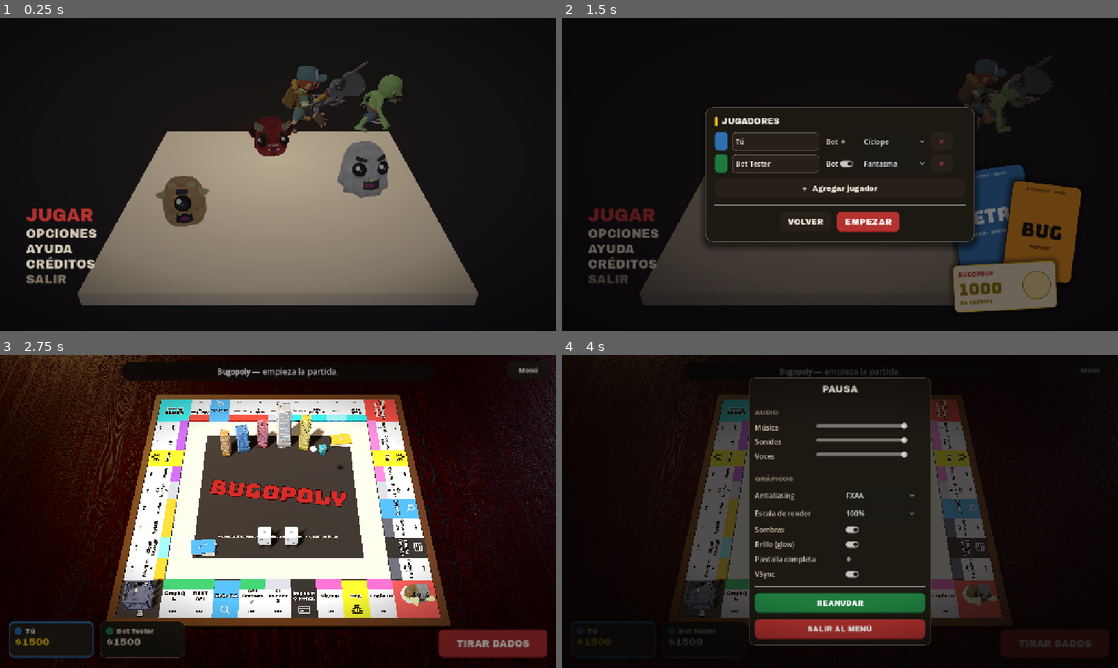
Above: before the commit, frames 1-4 (two rows, left to right).
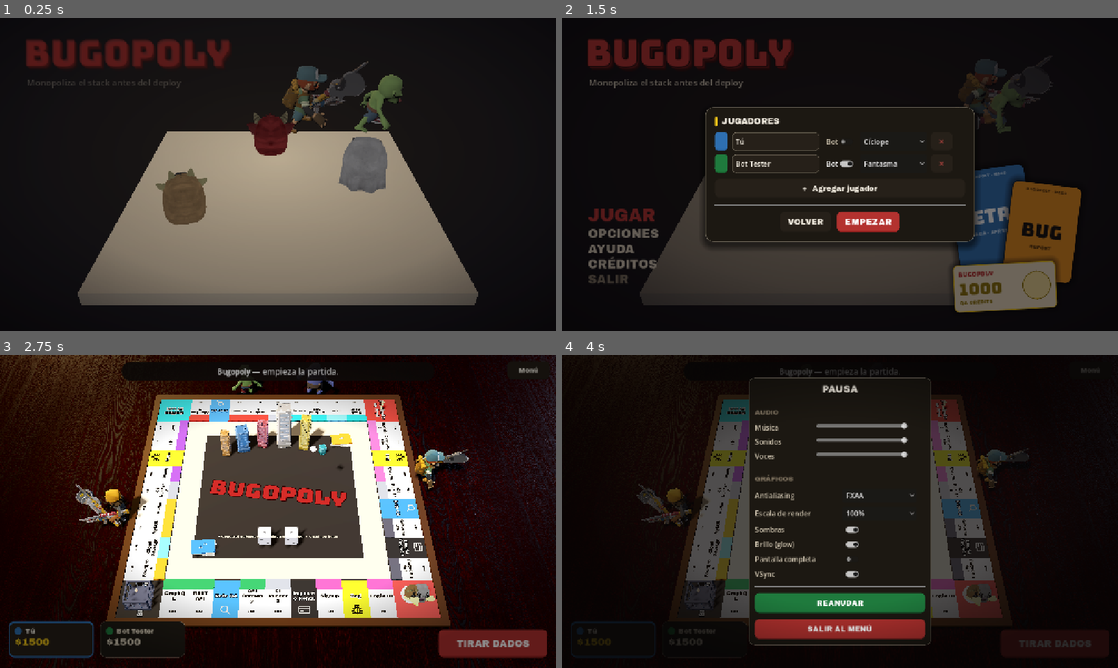
Above: after the commit, the same moments.

Repository: DiegoFernandoLojanTenesaca/BugOpoly
Game: Godot game, scene res://src/world/start_screen.tscn
Same seed, same stepped clock (60 frames per second), same inputs: the game is played once before the commit and once after it.
Inputs (mouse positions are in pixels of both pictures, inside the frame that each line leads up to):
- Up to frame 1 (0.25 s): no input
- Up to frame 2 (1.5 s): click (623, 215) at 0.5 s, where only the run before the commit has a clickable "JUGAR"; click "JUGAR" at 1.25 s
- Up to frame 3 (2.75 s): click "EMPEZAR" at 2 s
- Up to frame 4 (4 s): click "Menú" at 2.75 s; click "TIRAR DADOS" at 3.5 s

The runs differ from the first frame. In frame 1, 5.1% of the frame differs, in the area x 4-70%, y 6-85%; in frame 2, 2.6%; in frame 3, 1.6%; in frame 4, 0.8%.
Error before the commit: Trying to assign value of type 'Control' to a variable of type 'Label'. (res://src/world/start_screen.gd:64)

Commit message:
Ajustes desde capturas: restaura título del menú (+extrude), monstruos miran a cámara sin girar, billetes suben al centro bien visibles, espectadores alrededor del tablero, carta de propiedad más grande

Diff:
--- a/src/presentation/board_view.gd
+++ b/src/presentation/board_view.gd
@@ -493,15 +493,18 @@
 	for k in count:
 		var value: int = [10, 50, 100, 500, 1000][randi() % 5]
 		var bill := _make_bill(value)
-		bill.position = from + Vector3(0, 0.6, 0)
+		bill.scale = Vector3(1.7, 1.7, 1.7)
+		bill.position = from + Vector3(0, 0.8, 0)
 		add_child(bill)
-		var mid := (from + to) * 0.5 + Vector3(randf_range(-0.35, 0.35), 2.1 + k * 0.25, randf_range(-0.35, 0.35))
+		# suben alto sobre el centro del tablero (bien visibles), pausan y caen al destino
+		var apex := Vector3(randf_range(-1.3, 1.3), 5.0 + k * 0.35, 1.2 + randf_range(-0.7, 0.7))
 		var tw := create_tween()
-		tw.tween_interval(k * 0.06)
-		tw.tween_property(bill, "position", mid, 0.28).set_ease(Tween.EASE_OUT)
-		tw.parallel().tween_property(bill, "rotation_degrees", bill.rotation_degrees + Vector3(0, 360, 160), 0.28)
-		tw.tween_property(bill, "position", to + Vector3(0, 0.4, 0), 0.32).set_ease(Tween.EASE_IN)
-		tw.tween_property(bill, "scale", Vector3.ZERO, 0.12)
+		tw.tween_interval(k * 0.08)
+		tw.tween_property(bill, "position", apex, 0.5).set_trans(Tween.TRANS_SINE).set_ease(Tween.EASE_OUT)
+		tw.parallel().tween_property(bill, "rotation_degrees", bill.rotation_degrees + Vector3(0, 180, 0), 0.5)
+		tw.tween_interval(0.4)
+		tw.tween_property(bill, "position", to + Vector3(0, 0.5, 0), 0.5).set_trans(Tween.TRANS_BACK).set_ease(Tween.EASE_IN)
+		tw.parallel().tween_property(bill, "scale", Vector3.ZERO, 0.5)
 		tw.tween_callback(bill.queue_free)
 
 func _make_bill(value: int = 100) -> Node3D:
--- a/src/presentation/decor.gd
+++ b/src/presentation/decor.gd
@@ -23,6 +23,19 @@
 	_chase("shaun", "zombie_basic", bz, 0.55, 0.0, bh + 13.0)
 	_fight("sam", "Slash", "zombie_chubby", "Attack", Vector3(bh + 7.0, 0, bz - 2.0))
 	_runner(_load_char("pug", "Run", 3.0), bz - 3.0, 0.9, 1.5, bh + 12.0)
+	# espectadores idle que enmarcan el tablero (a los lados y atrás, sin tapar la vista)
+	_spectator("sam", Vector3(-(bh + 2.8), 0, 2.5))
+	_spectator("shaun", Vector3(bh + 2.8, 0, -1.5))
+	_spectator("zombie_basic", Vector3(-3.0, 0, -(bh + 2.8)))
+	_spectator("zombie_chubby", Vector3(3.5, 0, -(bh + 2.8)))
+
+func _spectator(name: String, pos: Vector3) -> void:
+	var n := _load_char(name, "Idle", 2.2)
+	if n == null:
+		return
+	n.position = pos
+	add_child(n)
+	n.look_at(Vector3(0, pos.y, 0), Vector3.UP)  # mira al tablero
 
 func _chase(survivor: String, zombie: String, z: float, speed: float, phase: float, range: float) -> void:
 	_runner(_load_char(survivor, "Run", 2.4), z, speed, phase, range)
--- a/src/ui/hud.gd
+++ b/src/ui/hud.gd
@@ -279,7 +279,7 @@
 	# ---- Escritura / title deed estilo juego de mesa ----
 	var deed := VBoxContainer.new()
 	deed.add_theme_constant_override("separation", 0)
-	deed.custom_minimum_size = Vector2(440, 0)
+	deed.custom_minimum_size = Vector2(486, 0)
 
 	var band := PanelContainer.new()
 	var bsb := StyleBoxFlat.new()
@@ -303,7 +303,7 @@
 	var nm := Label.new()
 	nm.text = str(tile.get("name", "Propiedad")).to_upper()
 	nm.add_theme_font_override("font", Brand.font_display())
-	nm.add_theme_font_size_override("font_size", 24)
+	nm.add_theme_font_size_override("font_size", 28)
 	nm.add_theme_color_override("font_color", Brand.WHITE)
 	bandv.add_child(nm)
 	var bandh := HBoxContainer.new()
--- a/src/world/start_screen.gd
+++ b/src/world/start_screen.gd
@@ -10,6 +10,7 @@
 var _list: VBoxContainer
 var _add_btn: Button
 var _title: Label
+var _title_parts: Array = []
 var _sub: Label
 var _menu: VBoxContainer
 var _players_overlay: Control = null
@@ -60,20 +61,21 @@
 	gtw.tween_property(tex, "fill_from", Vector2(0.6, 0.46), 7.0).set_trans(Tween.TRANS_SINE)
 
 func _build_title() -> void:
-	var holder := Control.new()
-	_title = holder
-	holder.position = Vector2(54, 24)
-	holder.mouse_filter = Control.MOUSE_FILTER_IGNORE
-	add_child(holder)
-	# extrude 3D: capas rojas oscuras desplazadas detrás del wordmark
+	_title_parts.clear()
+	var base := Vector2(54, 24)
+	# extrude 3D: capas rojas oscuras desplazadas detrás del wordmark (a self, no a un holder)
 	for layer in [[Vector2(8, 10), Color("2a0a09")], [Vector2(6, 7), Color("3a0e0c")], [Vector2(4, 5), Color("5c1614")], [Vector2(2, 2), Color("7a1f1d")]]:
 		var sh := _wordmark(layer[1])
-		sh.position = layer[0]
-		holder.add_child(sh)
+		sh.position = base + layer[0]
+		add_child(sh)
+		_title_parts.append(sh)
 	var main := _wordmark(Brand.RED)
 	main.add_theme_constant_override("outline_size", 10)
 	main.add_theme_color_override("font_outline_color", Color("1c0807"))
-	holder.add_child(main)
+	main.position = base
+	add_child(main)
+	_title = main
+	_title_parts.append(main)
 
 	var sub := Label.new()
 	_sub = sub
@@ -360,15 +362,19 @@
 	pmat.roughness = 0.9
 	plat.material_override = pmat
 	vp.add_child(plat)
-	# monstruos parados que giran
+	# monstruos parados mirando a la cámara (idle, sin girar)
 	var bv := BoardView.new()
 	var spots := [["cyclops", Vector3(-2.0, 0, 1.3)], ["ghost", Vector3(2.1, 0, -0.2)], ["demon", Vector3(-0.2, 0, -2.0)]]
+	var mi := 0
 	for sp in spots:
 		var m: Node3D = bv._load_piece_model(sp[0], Brand.RED, false)
 		if m != null:
-			m.position = sp[1]
+			var pos: Vector3 = sp[1]
+			m.position = pos
 			vp.add_child(m)
-			_scene_mons.append(m)
+			m.look_at(Vector3(0, pos.y, 9.0), Vector3.UP)
+			_scene_mons.append({"node": m, "y0": pos.y, "phase": float(mi) * 1.3})
+		mi += 1
 	bv.free()
 
 	# persecución corriendo detrás del tablero
@@ -565,9 +571,9 @@
 
 func _process(delta: float) -> void:
 	_scene_t += delta
-	for m in _scene_mons:
-		var mm: Node3D = m
-		mm.rotation.y += delta * 0.7
+	for entry in _scene_mons:
+		var mm: Node3D = entry["node"]
+		mm.position.y = entry["y0"] + sin(_scene_t * 1.6 + entry["phase"]) * 0.12
 	for ru in _scene_runners:
 		var rn: Node3D = ru["node"]
 		var ph: float = _scene_t * 0.7 + ru["phase"]
@@ -598,26 +604,20 @@
 		tw.tween_property(dot, "position:y", y0, dur).set_trans(Tween.TRANS_SINE).set_ease(Tween.EASE_IN_OUT)
 
 func _animate_in() -> void:
-	_title.modulate.a = 0.0
-	_title.position.x = 18
+	for p in _title_parts:
+		p.modulate.a = 0.0
 	_sub.modulate.a = 0.0
 	_menu.modulate.a = 0.0
 	_menu.position.x = 24
 
 	var t := create_tween()
 	t.tween_interval(0.15)
-	t.tween_property(_title, "position:x", 54, 0.5).set_trans(Tween.TRANS_BACK).set_ease(Tween.EASE_OUT)
-	t.parallel().tween_property(_title, "modulate:a", 1.0, 0.4)
-	t.tween_property(_sub, "modulate:a", 1.0, 0.35)
+	t.tween_property(_title_parts[0], "modulate:a", 1.0, 0.45)
+	for i in range(1, _title_parts.size()):
+		t.parallel().tween_property(_title_parts[i], "modulate:a", 1.0, 0.45)
+	t.parallel().tween_property(_sub, "modulate:a", 1.0, 0.45)
 	t.tween_property(_menu, "position:x", 60, 0.45).set_trans(Tween.TRANS_QUAD).set_ease(Tween.EASE_OUT)
 	t.parallel().tween_property(_menu, "modulate:a", 1.0, 0.45)
-	t.tween_callback(_idle_title)
-
-func _idle_title() -> void:
-	_title.pivot_offset = Vector2(0, 48)
-	var t := create_tween().set_loops()
-	t.tween_property(_title, "scale", Vector2(1.02, 1.02), 1.7).set_trans(Tween.TRANS_SINE).set_ease(Tween.EASE_IN_OUT)
-	t.tween_property(_title, "scale", Vector2.ONE, 1.7).set_trans(Tween.TRANS_SINE).set_ease(Tween.EASE_IN_OUT)
 
 func _scale_to(ctrl: Control, s: float) -> void:
 	create_tween().tween_property(ctrl, "scale", Vector2(s, s), 0.12).set_trans(Tween.TRANS_SINE).set_ease(Tween.EASE_OUT)
